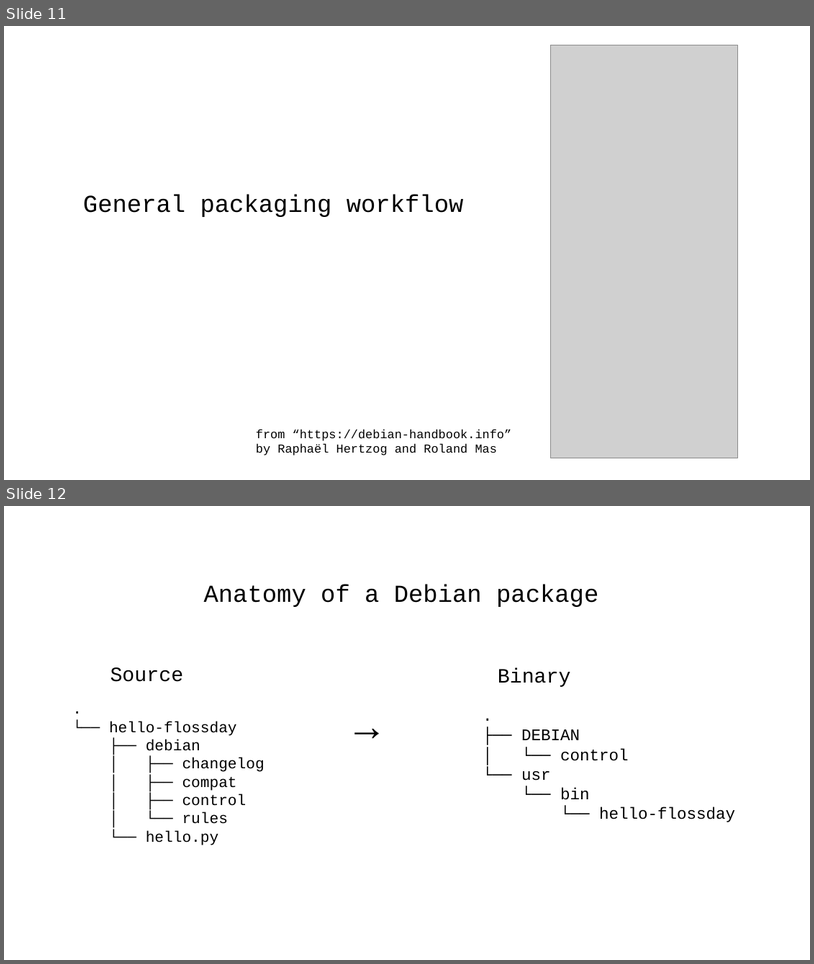
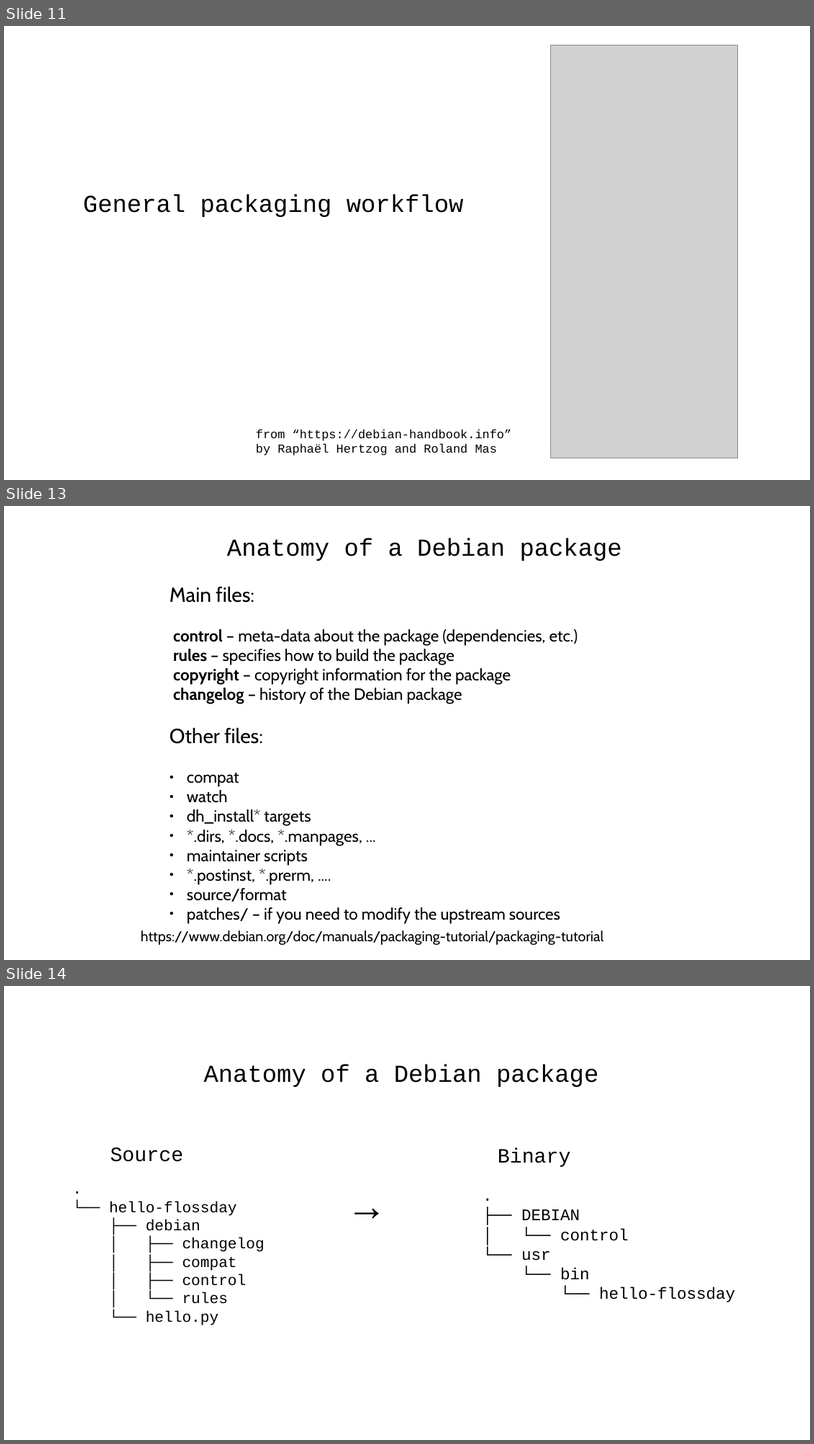
Before and after one commit to tiagovaz/vanier-flossday-2024, a slide deck: debian_packaging_tutorial.odp. Shown one above the other, each under a label of ours: slides 11 and 12 before the commit, slides 11, 13 and 14 after it; the slides between them are not shown. The pictures are 814x964 and 814x1444 pixels, drawn with LibreOffice and Linux fonts; fonts in the diff are those of the drawing; grey boxes stand for pictures. Boxes give left, top, right and bottom in pixels: in the first picture for what was removed or moved away, otherwise in the second. Text is boxed around its words. In the diff, an @@ line names an element or a change of style, - is before the commit and + after.

Commit message:
Fix package name.

```diff
--- a/debian_packaging_tutorial.odp
+++ b/debian_packaging_tutorial.odp
@@ slide 13 added at (4, 506, 810, 960), background #FFFFFF @@
@@ text added at (227, 538, 622, 561), 24 pt, text #000000 @@
+Anatomy of a Debian package
@@ text added at (170, 586, 579, 924), 16 pt, text #000000 @@
+Main files:
+control – meta-data about the package (dependencies, etc.)
+rules – specifies how to build the package
+copyright – copyright information for the package
+changelog – history of the Debian package
+Other files:
+● compat
+● watch
+● dh_install* targets
+● *.dirs, *.docs, *.manpages, ...
+● maintainer scripts
+● *.postinst, *.prerm, ....
+● source/format
+● patches/ – if you need to modify the upstream sources
@@ text added at (141, 930, 604, 944), 14 pt, text #000000 @@
+https://www.debian.org/doc/manuals/packaging-tutorial/packaging-tutorial
@@ what was slide 12 is now slide 14 @@
```
Also in this commit, not shown: 1 other slide added, 2 other files.
